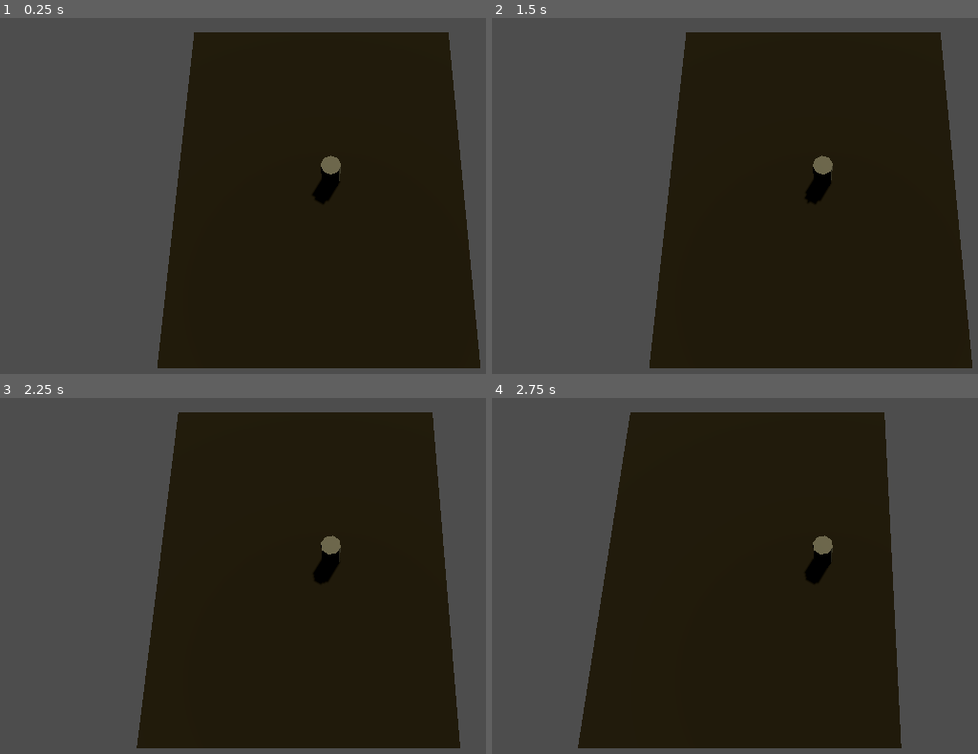
Above: before the commit, frames 1-4 (two rows, left to right).
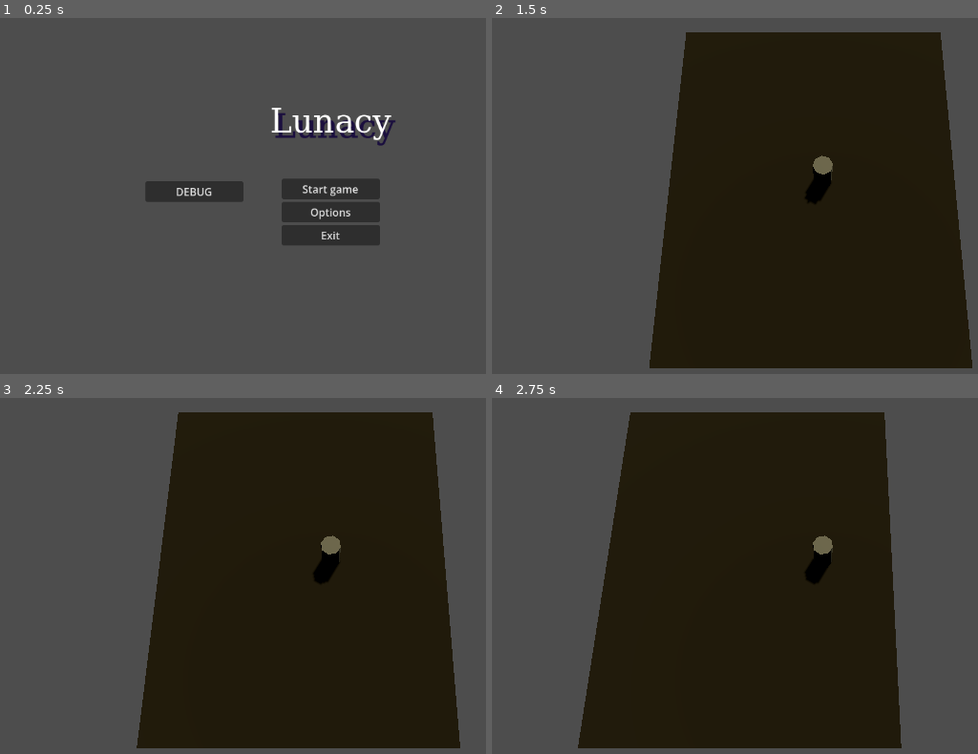
Above: after the commit, the same moments.

Repository: Sufforine/lunacy
Game: Godot game, scene res://scenes/main_menu.tscn
The game is run twice, just before and just after one commit, with the same random seed, the same clock (stepped at 60 frames per second) and the same inputs. Before the commit the project starts from res://scenes/mission.tscn.
Inputs (mouse positions are in pixels of both pictures, inside the frame that each line leads up to):
- Up to frame 1 (0.25 s): no input
- Up to frame 2 (1.5 s): click (822, 213) at 0.5 s, where only the run after the commit has a clickable "Options"; click (686, 192) at 1.25 s, where only the run after the commit has a clickable "DEBUG"
- Up to frame 3 (2.25 s): tap Enter at 2 s; move the mouse to (outside the picture) at 2.02 s; hold D (move_right) from 2.03 s (still down)
- Up to frame 4 (2.75 s): keep holding D (move_right)

The runs differ from the first frame. In frame 1, 56% of the frame differs, in the area x 29-99%, y 4-99%; in frame 2, less than 0.1%; in frame 3, less than 0.1%; in frame 4, nothing differs.

Commit message:
Главное меню
Я сделал макет главного меню с нужными кнопками, миссию для тестов можно открыть по нажатию кнопки debug, её потом удалим. Другие кнопки временно не работабют

Diff:
--- /dev/null
+++ b/Scripts/MainMenu/main_menu.gd
@@ -0,0 +1,5 @@
+extends Control
+
+
+func _on_debug_pressed() -> void:
+	get_tree().change_scene_to_file("res://scenes/mission.tscn") # Replace with function body.
--- a/project.godot
+++ b/project.godot
@@ -11,7 +11,7 @@
 [application]
 
 config/name="Lunacy"
-run/main_scene="uid://34tutc6qerwc"
+run/main_scene="uid://bowkf26i4v23c"
 config/features=PackedStringArray("4.6", "Forward Plus")
 config/icon="res://icon.svg"
 
--- /dev/null
+++ b/scenes/main_menu.tscn
@@ -0,0 +1,88 @@
+[gd_scene format=3 uid="uid://bowkf26i4v23c"]
+
+[ext_resource type="Script" uid="uid://jxc6s6k7pyna" path="res://Scripts/MainMenu/main_menu.gd" id="1_l6cm7"]
+
+[sub_resource type="FontFile" id="FontFile_vue75"]
+cache/0/variation_coordinates = {}
+cache/0/face_index = 0
+cache/0/embolden = 0.0
+cache/0/transform = Transform2D(1, 0, 0, 1, 0, 0)
+cache/0/spacing_top = 0
+cache/0/spacing_bottom = 0
+cache/0/spacing_space = 0
+cache/0/spacing_glyph = 0
+cache/0/baseline_offset = 0.0
+cache/0/16/0/ascent = 0.0
+cache/0/16/0/descent = 0.0
+cache/0/16/0/underline_position = 0.0
+cache/0/16/0/underline_thickness = 0.0
+cache/0/16/0/scale = 1.0
+cache/0/50/0/ascent = 0.0
+cache/0/50/0/descent = 0.0
+cache/0/50/0/underline_position = 0.0
+cache/0/50/0/underline_thickness = 0.0
+cache/0/50/0/scale = 1.0
+
+[node name="Main_Menu" type="Control" unique_id=330657710]
+layout_mode = 3
+anchors_preset = 15
+anchor_right = 1.0
+anchor_bottom = 1.0
+grow_horizontal = 2
+grow_vertical = 2
+script = ExtResource("1_l6cm7")
+
+[node name="VBoxContainer" type="VBoxContainer" parent="." unique_id=1153336140]
+layout_mode = 1
+anchors_preset = 8
+anchor_left = 0.5
+anchor_top = 0.5
+anchor_right = 0.5
+anchor_bottom = 0.5
+offset_left = -74.25
+offset_top = -80.6371
+offset_right = 74.25
+offset_bottom = 80.6371
+grow_horizontal = 2
+grow_vertical = 2
+
+[node name="Start" type="Button" parent="VBoxContainer" unique_id=638077575]
+layout_mode = 2
+text = "Start game"
+
+[node name="Options" type="Button" parent="VBoxContainer" unique_id=454955286]
+layout_mode = 2
+text = "Options"
+
+[node name="Exit" type="Button" parent="VBoxContainer" unique_id=1931846576]
+layout_mode = 2
+text = "Exit"
+
+[node name="Label" type="Label" parent="." unique_id=985789367]
+layout_mode = 1
+anchors_preset = 5
+anchor_left = 0.5
+anchor_right = 0.5
+offset_left = -268.0
+offset_top = 115.0
+offset_right = 268.0
+offset_bottom = 203.0
+grow_horizontal = 2
+theme_override_colors/font_shadow_color = Color(0.101960786, 0.05490196, 0.24313726, 1)
+theme_override_constants/shadow_offset_x = 6
+theme_override_constants/shadow_offset_y = 8
+theme_override_fonts/font = SubResource("FontFile_vue75")
+theme_override_font_sizes/font_size = 50
+text = "Lunacy"
+horizontal_alignment = 1
+vertical_alignment = 1
+
+[node name="debug" type="Button" parent="." unique_id=1329413541]
+layout_mode = 0
+offset_left = 296.0
+offset_top = 247.0
+offset_right = 444.0
+offset_bottom = 278.0
+text = "DEBUG"
+
+[connection signal="pressed" from="debug" to="." method="_on_debug_pressed"]
Not shown, added: Scripts/MainMenu/main_menu.gd.uid
